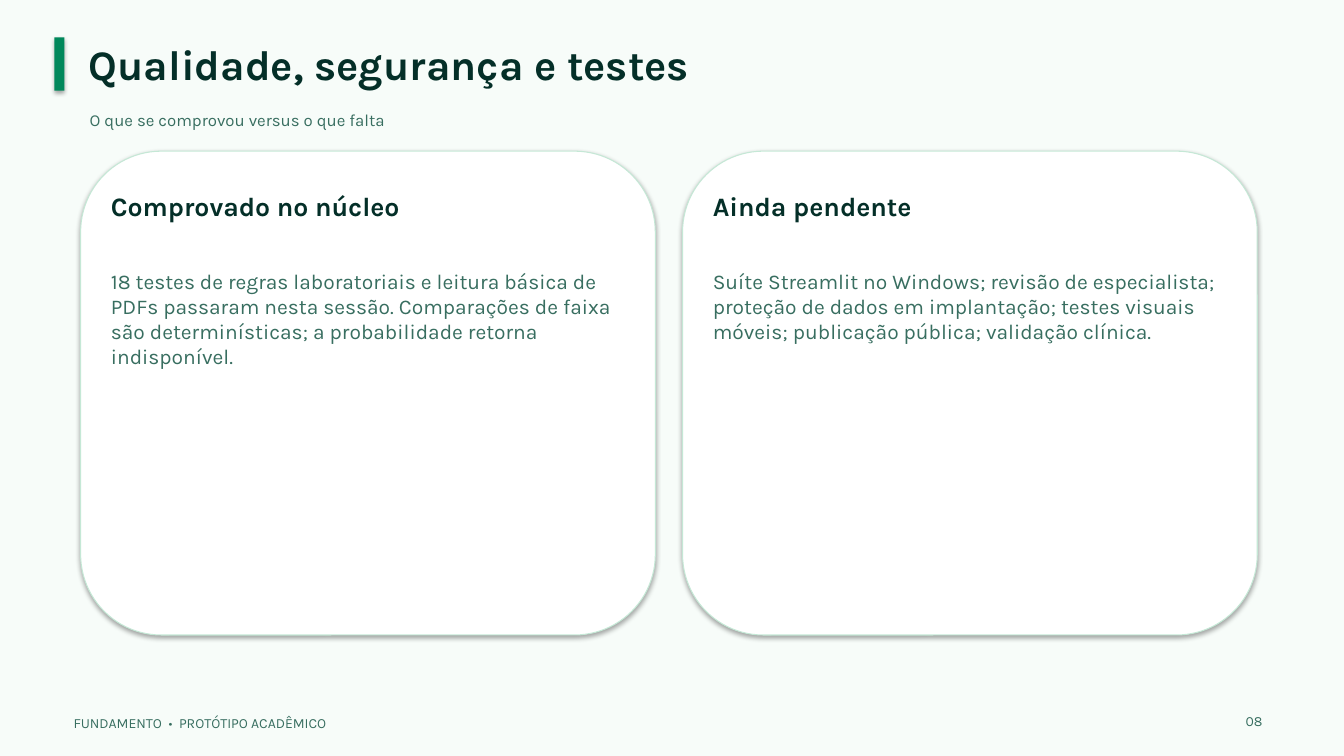
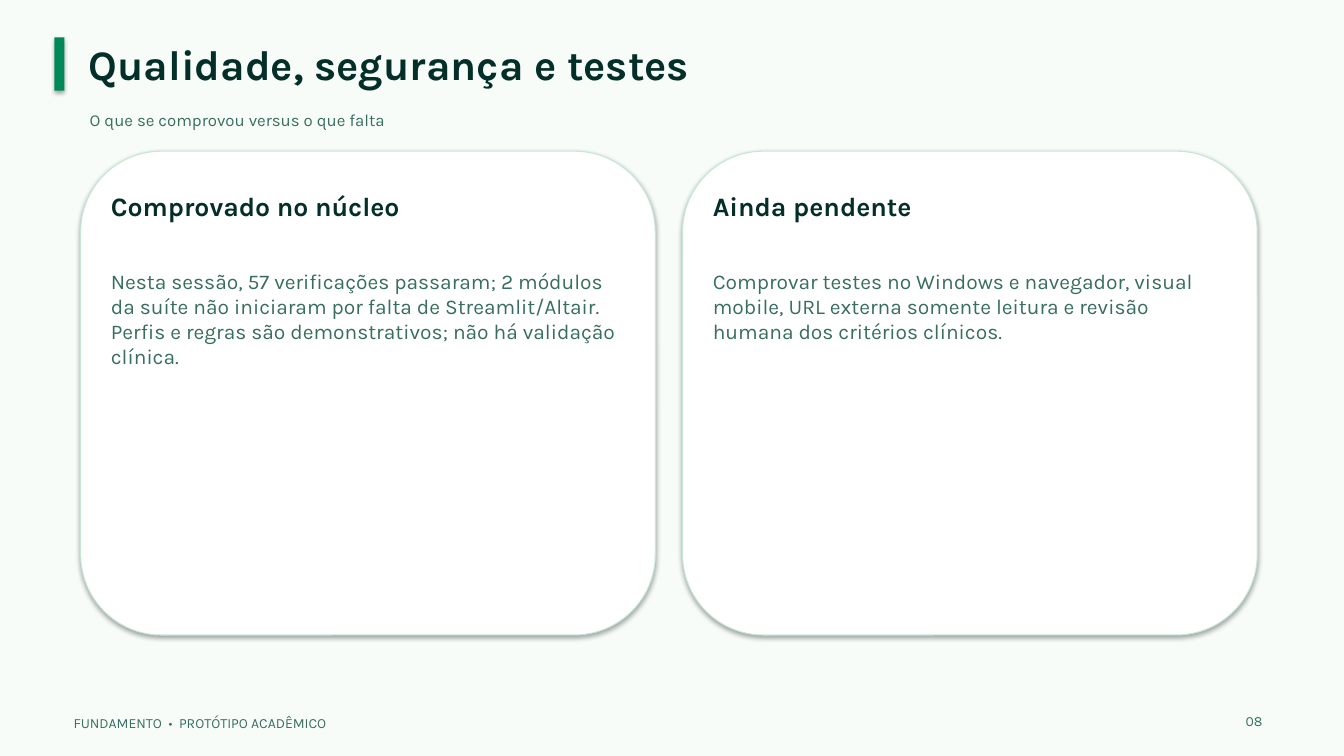
Before and after one commit to Bruno-Eneas/Fundamento, a slide deck: slide 8 of docs/Entrega/Apresentacao_Fundamento.pptx. Drawn at 1344x756 pixels with LibreOffice and Linux fonts; fonts in the diff are those of the drawing. Boxes give left, top, right and bottom in pixels: in the first picture for what was removed or moved away, otherwise in the second. Text is boxed around its words. In the diff, an @@ line names an element or a change of style, - is before the commit and + after.

```diff
--- a/docs/Entrega/Apresentacao_Fundamento.pptx
+++ b/docs/Entrega/Apresentacao_Fundamento.pptx
@@ text at <box>111,273,615,365</box>: text changed @@
-18 testes de regras laboratoriais e leitura básica de PDFs passaram nesta sessão. Comparações de faixa são determinísticas; a probabilidade retorna indisponível.
+Nesta sessão, 57 verificações passaram; 2 módulos da suíte não iniciaram por falta de Streamlit/Altair. Perfis e regras são demonstrativos; não há validação clínica.
@@ text at <box>713,274,1192,340</box>: text changed @@
-Suíte Streamlit no Windows; revisão de especialista; proteção de dados em implantação; testes visuais móveis; publicação pública; validação clínica.
+Comprovar testes no Windows e navegador, visual mobile, URL externa somente leitura e revisão humana dos critérios clínicos.
```
Also in this commit, not shown: 7 other slides changed, 23 other files.
